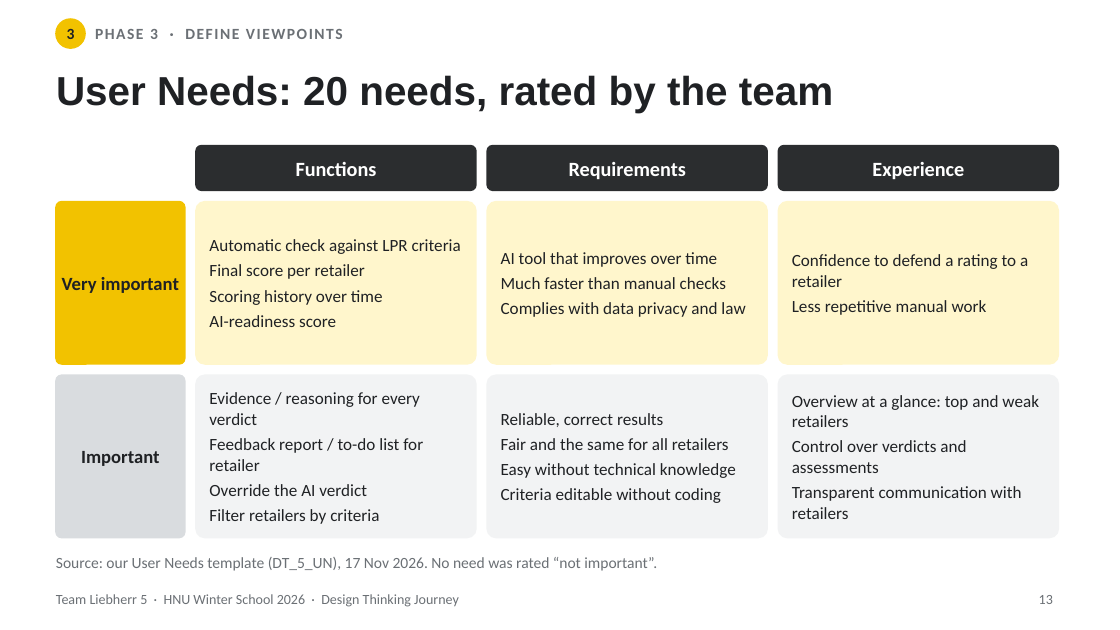
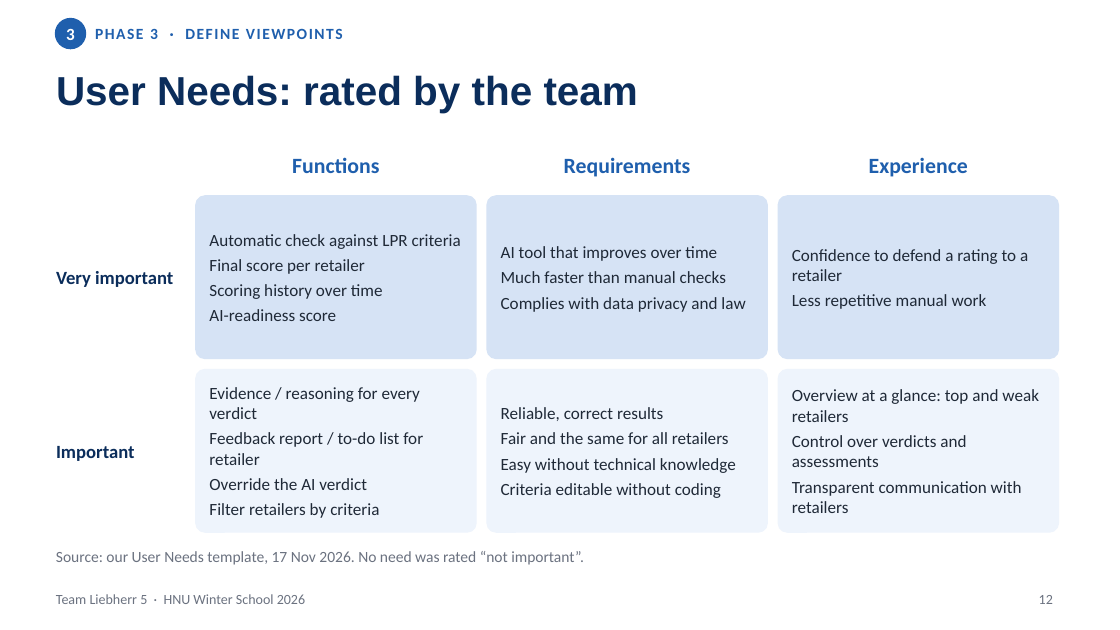
Before and after one commit to niv1999/liebherr-hackathon-2026, a slide deck: slide 12 of Liebherr5_DesignThinking_Journey.pptx (slide 13 before the commit). Drawn at 1120x630 pixels with LibreOffice and Linux fonts; fonts in the diff are those of the drawing. Boxes give left, top, right and bottom in pixels: in the first picture for what was removed or moved away, otherwise in the second. Text is boxed around its words. In the diff, an @@ line names an element or a change of style, - is before the commit and + after.

```diff
--- a/Liebherr5_DesignThinking_Journey.pptx
+++ b/Liebherr5_DesignThinking_Journey.pptx
@@ text "3" at <box>66,29,75,40</box>: size 10 to 11 pt, text colour #1F2124 to #FFFFFF @@
@@ ellipse at <box>56,19,85,48</box>: fill #F2C200 to #1F5FAD; outline #F2C200 1 pt to #1F5FAD 1.5 pt @@
@@ text "PHASE 3 · DEFINE VIEWPOINTS" at <box>95,28,343,39</box>: text colour #6B7075 to #1F5FAD @@
@@ title at <box>56,75,638,113</box>: text changed; text colour #1F2124 to #0B2D5B @@
-User Needs: 20 needs, rated by the team
+User Needs: rated by the team
@@ rounded rectangle removed at <box>196,146,476,190</box> @@
@@ rounded rectangle removed at <box>487,146,767,190</box> @@
@@ size 13 to 14 pt, text colour #FFFFFF to #1F5FAD in 3 elements at <box>292,157,379,173</box>, <box>564,157,691,177</box>, <box>869,157,968,177</box> @@
@@ rounded rectangle removed at <box>778,146,1058,190</box> @@
@@ text "Very important" at <box>56,271,173,287</box>: text colour #1F2124 to #0B2D5B; alignment centre to left @@
@@ rounded rectangle removed at <box>56,202,185,364</box> @@
@@ fill #FFF6CC to #D6E3F5; outline #FFF6CC 1 pt to #D6E3F5 1 pt in 3 elements at <box>196,196,476,358</box>, <box>487,196,767,358</box>, <box>778,196,1058,358</box> @@
@@ text "Important" at <box>56,446,135,461</box>: text colour #1F2124 to #0B2D5B; alignment centre to left @@
@@ rounded rectangle removed at <box>56,375,185,538</box> @@
@@ 6 rounded rectangles: place and size @@
-6 rounded rectangles at <box>196,202,1058,538</box>
+6 rounded rectangles at <box>196,196,1058,532</box>
@@ fill #F2F3F4 to #EEF4FC; outline #F2F3F4 1 pt to #EEF4FC 1 pt in 3 elements at <box>196,370,476,532</box>, <box>487,370,767,532</box>, <box>778,370,1058,532</box> @@
@@ text colour #1F2124 to #1F2937 in 6 elements at <box>209,234,461,321</box>, <box>501,246,745,312</box>, <box>792,249,1028,309</box>, <box>209,387,423,518</box>, <box>501,407,736,498</box>, <box>792,389,1039,513</box> @@
@@ text at <box>56,551,584,565</box>: text changed; text colour #6B7075 to #6B7280 @@
-Source: our User Needs template (DT_5_UN), 17 Nov 2026. No need was rated “not important”.
+Source: our User Needs template, 17 Nov 2026. No need was rated “not important”.
@@ text "Source: our User Needs template, ..." at <box>56,551,584,565</box>: vertical alignment middle to top @@
@@ text at <box>56,594,305,604</box>: text changed; text colour #6B7075 to #6B7280 @@
-Team Liebherr 5 · HNU Winter School 2026 · Design Thinking Journey
+Team Liebherr 5 · HNU Winter School 2026
@@ page number at <box>1039,595,1053,604</box>: text changed; text colour #6B7075 to #6B7280 @@
-13
+12
```
Also in this commit, not shown: 9 other slides changed, 5 slides added, 8 slides removed, 1 other file.
